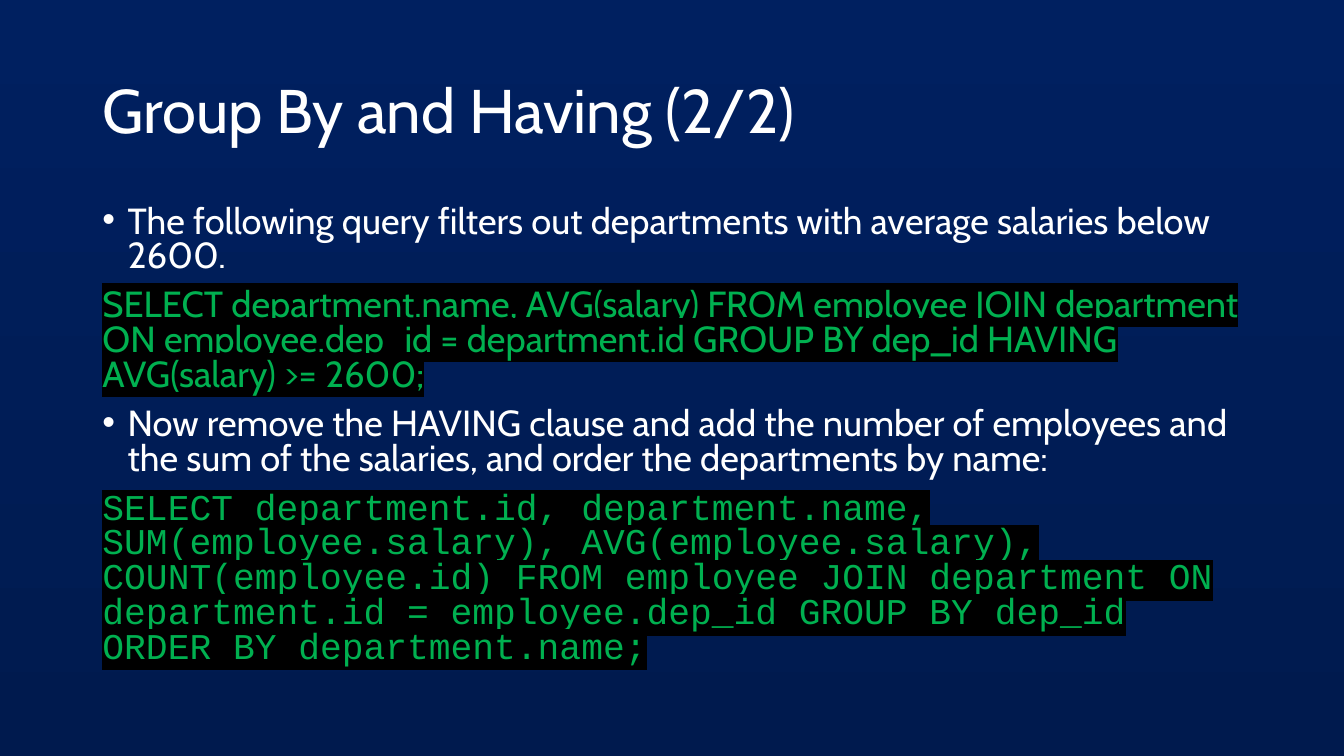
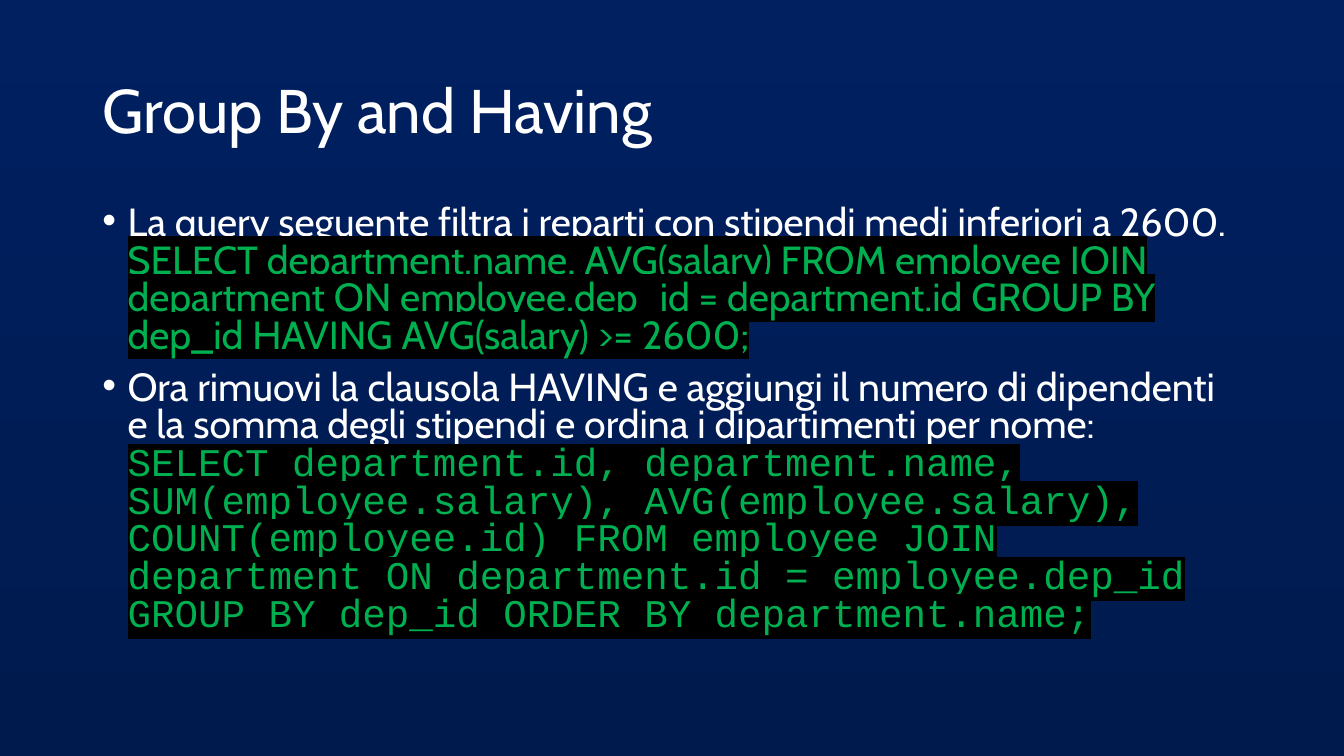
Before and after one commit to AlessandroS94/corso_21122022, a slide deck: slide 28 of Day 4/slide/Spring JDBC.pptx. Drawn at 1344x756 pixels with LibreOffice and Linux fonts; fonts in the diff are those of the drawing. Boxes give left, top, right and bottom in pixels: in the first picture for what was removed or moved away, otherwise in the second. Text is boxed around its words. In the diff, an @@ line names an element or a change of style, - is before the commit and + after.

```diff
--- a/Day 4/slide/Spring JDBC.pptx
+++ b/Day 4/slide/Spring JDBC.pptx
@@ title at bbox=[102, 86, 651, 147]: text changed @@
-Group By and Having (2/2)
+Group By and Having
@@ text at bbox=[128, 206, 1226, 635]: text changed; size 25.9 to 28 pt @@
-• The following query filters out departments with average salaries below 2600.
-SELECT department.name, AVG(salary) FROM employee JOIN department ON employee.dep_id = department.id GROUP BY dep_id HAVING AVG(salary) >= 2600;
-• Now remove the HAVING clause and add the number of employees and the sum of the salaries, and order the departments by name:
-SELECT department.id, department.name, SUM(employee.salary), AVG(employee.salary), COUNT(employee.id) FROM employee JOIN department ON department.id = employee.dep_id GROUP BY dep_id ORDER BY department.name;
+• La query seguente filtra i reparti con stipendi medi inferiori a 2600.
+  SELECT department.name, AVG(salary) FROM employee JOIN department ON employee.dep_id = department.id GROUP BY dep_id HAVING AVG(salary) >= 2600;
+• Ora rimuovi la clausola HAVING e aggiungi il numero di dipendenti e la somma degli stipendi e ordina i dipartimenti per nome:
+  SELECT department.id, department.name, SUM(employee.salary), AVG(employee.salary), COUNT(employee.id) FROM employee JOIN department ON department.id = employee.dep_id GROUP BY dep_id ORDER BY department.name;
```
Also in this commit, not shown: 24 other slides changed, 7 other files.
